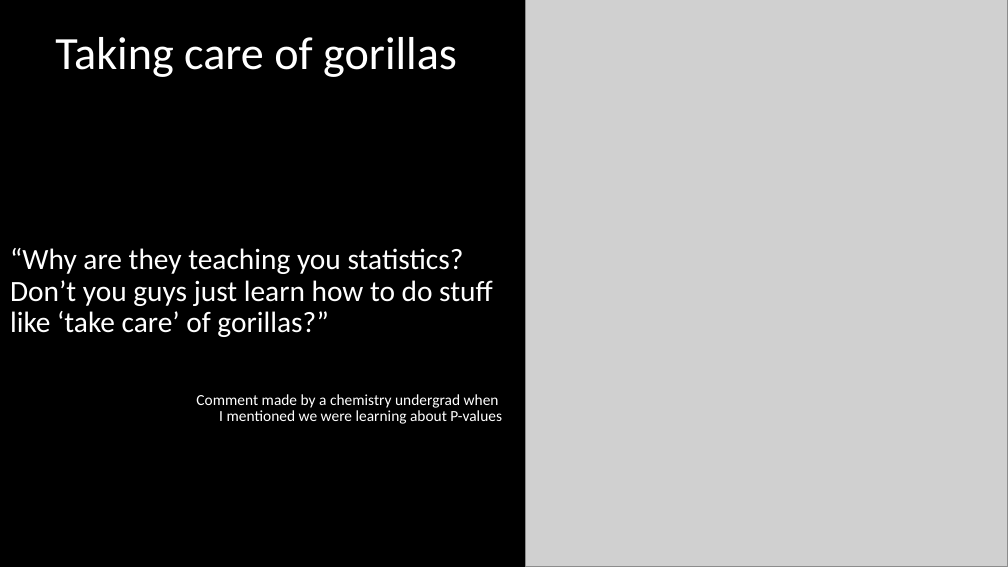
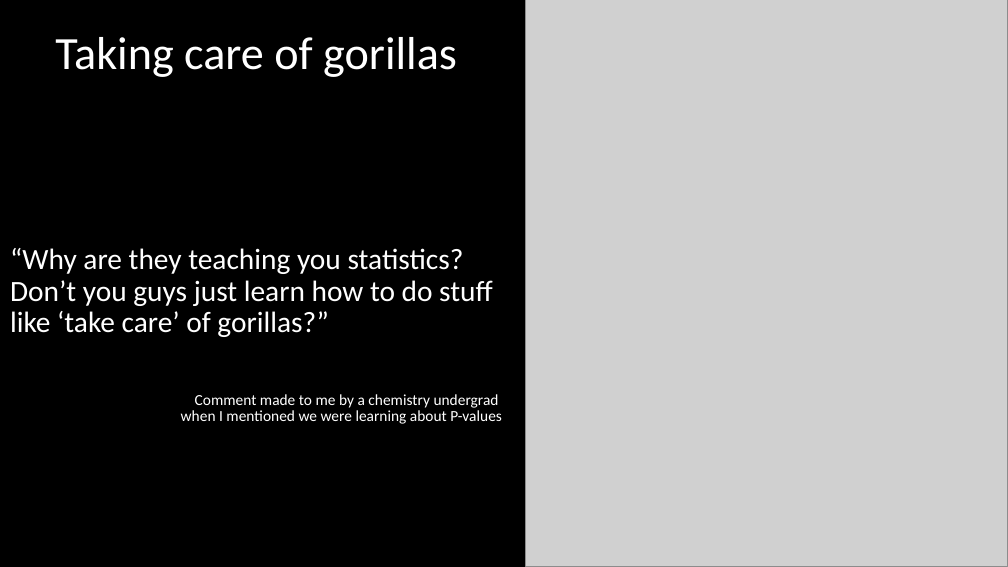
Before and after one commit to DeonRoos/stats-for-biologists, a slide deck: slide 3 of Lecture 1 - stats philosophy/Slides/Welcome - Lecture 1.pptx (slide 6 before the commit). Drawn at 1008x567 pixels with LibreOffice and Linux fonts; fonts in the diff are those of the drawing; grey boxes stand for pictures. Boxes give left, top, right and bottom in pixels: in the first picture for what was removed or moved away, otherwise in the second. Text is boxed around its words. In the diff, an @@ line names an element or a change of style, - is before the commit and + after.

```diff
--- a/Lecture 1 - stats philosophy/Slides/Welcome - Lecture 1.pptx
+++ b/Lecture 1 - stats philosophy/Slides/Welcome - Lecture 1.pptx
@@ text at [181, 394, 502, 424]: text changed @@
-Comment made by a chemistry undergrad when
-I mentioned we were learning about P-values
+Comment made to me by a chemistry undergrad
+when I mentioned we were learning about P-values
```
Also in this commit, not shown: 2 other slides changed, 6 slides added, 1 slide removed, 9 other files.
